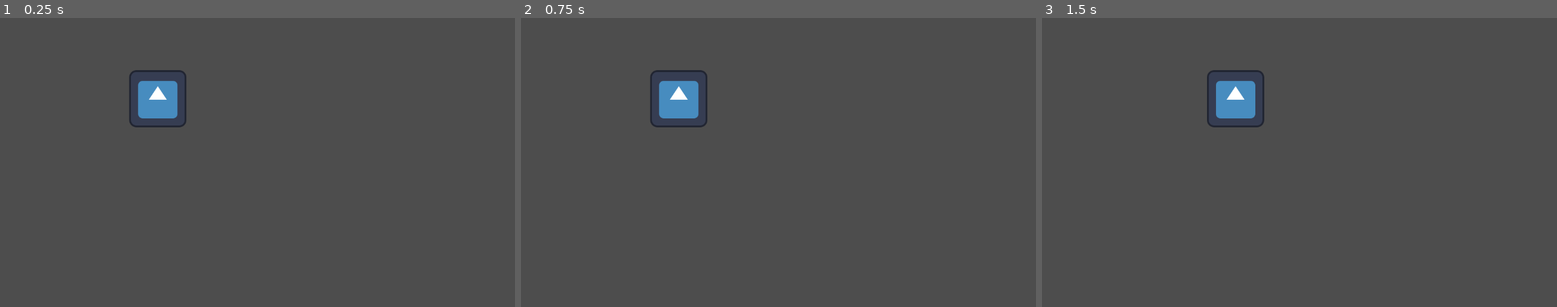
Above: before the commit, frames 1-3 (left to right).
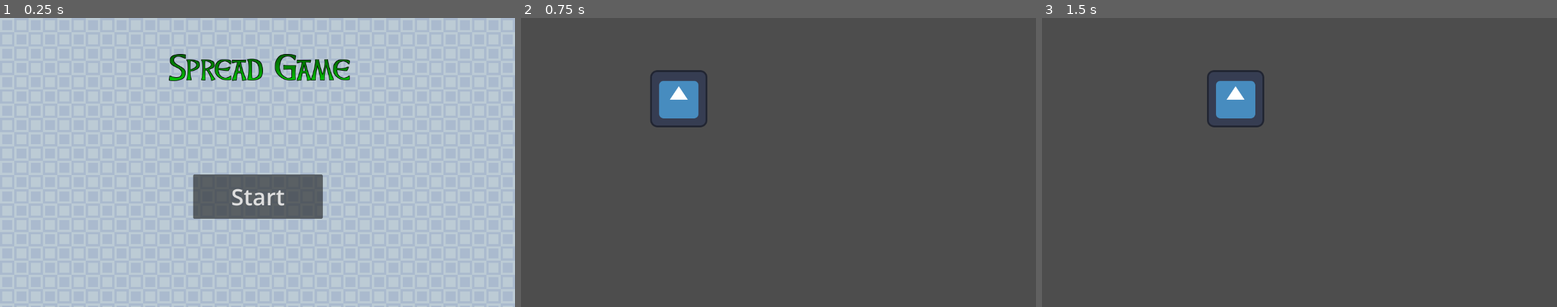
Above: after the commit, the same moments.

Repository: zamolnar/Spread-Game
Game: Godot game, scene res://scenes/title_screen.tscn
Same seed, same stepped clock (60 frames per second), same inputs: the game is played once before the commit and once after it. Before the commit the project starts from res://main.tscn. The engine's default icon, where the game draws it, is replaced by a stand-in: a white triangle on a blue panel in a dark square.
Inputs (mouse positions are in pixels of both pictures, inside the frame that each line leads up to):
- Up to frame 1 (0.25 s): no input
- Up to frame 2 (0.75 s): click (778, 197) at 0.5 s, where only the run after the commit has a clickable "Start"
- Up to frame 3 (1.5 s): tap Enter at 1.25 s; hold D (Right) from 1.28 s (still down)

The runs differ from the first frame. In frame 1, 96% of the frame differs, in the area x 0-100%, y 0-100%; in frame 2, nothing differs; in frame 3, nothing differs.

Commit message:
implemented button on title screen to transition to game and reorganized file system
title screen button now properly starts game, also created a "scenes" folder to hold all scene files (there will be a good amount of scenes)

Diff:
--- a/main.tscn
+++ /dev/null
@@ -1,10 +0,0 @@
-[gd_scene load_steps=2 format=3 uid="uid://d12xbjoclefly"]
-
-[ext_resource type="PackedScene" uid="uid://ycxal0h7541f" path="res://Assets/PlayerPlaceholder.tscn" id="1_uhc00"]
-
-[node name="main" type="Node"]
-
-[node name="home_world" type="Node2D" parent="."]
-
-[node name="CharacterBody2D" parent="." instance=ExtResource("1_uhc00")]
-position = Vector2(353, 181)
--- a/project.godot
+++ b/project.godot
@@ -11,7 +11,7 @@
 [application]
 
 config/name="SpreadGame"
-run/main_scene="res://main.tscn"
+run/main_scene="res://scenes/title_screen.tscn"
 config/features=PackedStringArray("4.2", "Forward Plus")
 config/icon="res://icon.svg"
 
--- a/Assets/PlayerPlaceholder.tscn
+++ b/scenes/PlayerPlaceholder.tscn
@@ -1,7 +1,7 @@
 [gd_scene load_steps=4 format=3 uid="uid://ycxal0h7541f"]
 
 [ext_resource type="Texture2D" uid="uid://dl3rjhsasx3bo" path="res://icon.svg" id="1_1s5vn"]
-[ext_resource type="Script" path="res://Scripts/PlayerMove.gd" id="1_a5ikk"]
+[ext_resource type="Script" path="res://scripts/PlayerMove.gd" id="1_a5ikk"]
 
 [sub_resource type="RectangleShape2D" id="RectangleShape2D_5wfau"]
 size = Vector2(129, 125)
--- /dev/null
+++ b/scenes/main.tscn
@@ -0,0 +1,10 @@
+[gd_scene load_steps=2 format=3 uid="uid://d12xbjoclefly"]
+
+[ext_resource type="PackedScene" uid="uid://ycxal0h7541f" path="res://scenes/PlayerPlaceholder.tscn" id="1_vj82f"]
+
+[node name="main" type="Node"]
+
+[node name="home_world" type="Node2D" parent="."]
+
+[node name="CharacterBody2D" parent="." instance=ExtResource("1_vj82f")]
+position = Vector2(353, 181)
--- a/title_screen.tscn
+++ b/scenes/title_screen.tscn
@@ -1,9 +1,11 @@
-[gd_scene load_steps=3 format=3 uid="uid://be3ux2a14cdqh"]
+[gd_scene load_steps=4 format=3 uid="uid://be3ux2a14cdqh"]
 
-[ext_resource type="Texture2D" uid="uid://c7oe8b2dmp4t8" path="res://Assets/placeholderArt/Blue.png" id="1_uwpan"]
-[ext_resource type="Texture2D" uid="uid://dde16i7otk6mo" path="res://Assets/placeholderArt/spreadGameImage.png" id="2_hofnr"]
+[ext_resource type="Script" path="res://scripts/title_screen.gd" id="1_kjxbr"]
+[ext_resource type="Texture2D" uid="uid://c7oe8b2dmp4t8" path="res://Assets/placeholderArt/Blue.png" id="2_no5qm"]
+[ext_resource type="Texture2D" uid="uid://dde16i7otk6mo" path="res://Assets/placeholderArt/spreadGameImage.png" id="3_ghup1"]
 
 [node name="TitleScreen" type="Node"]
+script = ExtResource("1_kjxbr")
 
 [node name="BackgroundTexture" type="TextureRect" parent="."]
 anchors_preset = 15
@@ -39,3 +41,5 @@
 grow_vertical = 2
 theme_override_font_sizes/font_size = 51
 text = "Start"
+
+[connection signal="pressed" from="Button" to="." method="_on_button_pressed"]
--- /dev/null
+++ b/scripts/title_screen.gd
@@ -0,0 +1,15 @@
+extends Node
+
+
+# Called when the node enters the scene tree for the first time.
+func _ready():
+	pass # Replace with function body.
+
+
+# Called every frame. 'delta' is the elapsed time since the previous frame.
+func _process(delta):
+	pass
+
+
+func _on_button_pressed():
+	get_tree().change_scene_to_file("res://scenes/main.tscn")
Not shown: 2 places in scenes/title_screen.tscn that only renumber resources
